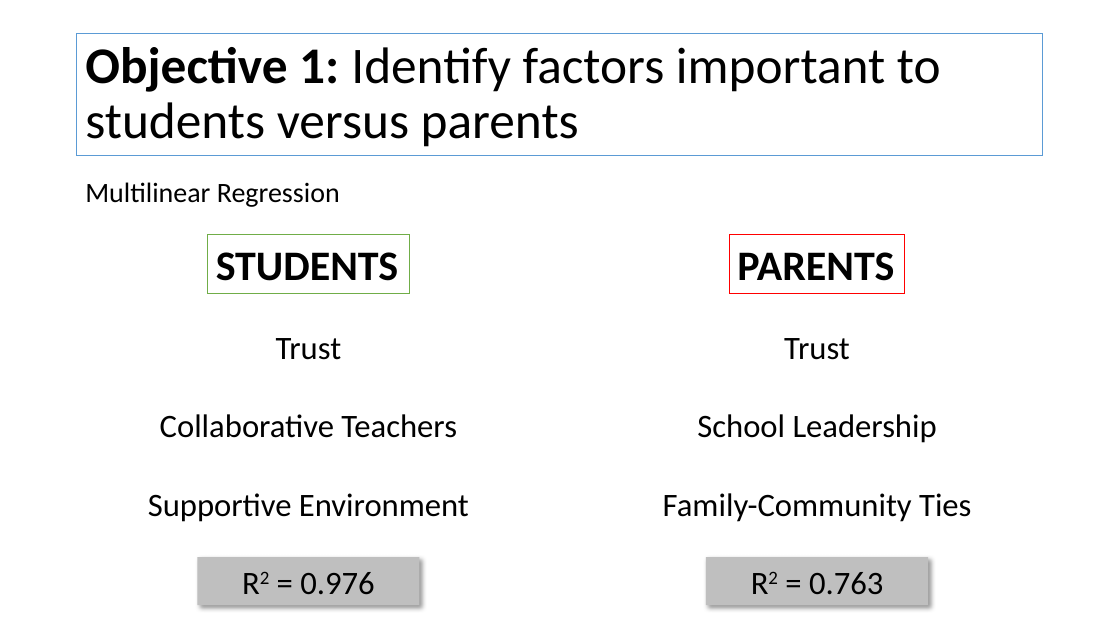
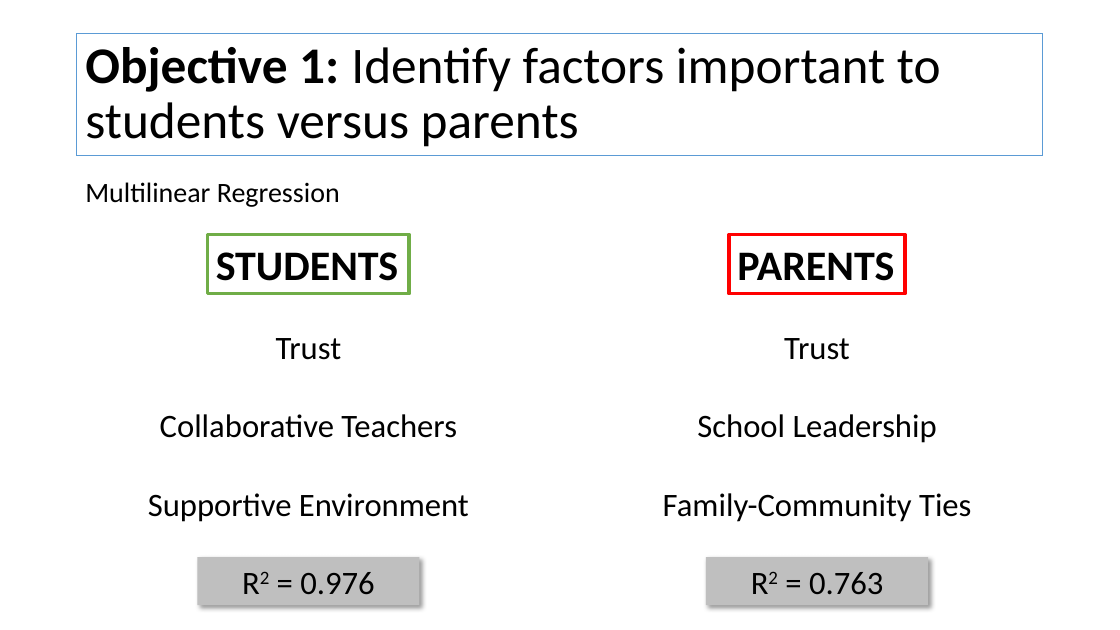
Before and after one commit to sarajohns19/DataScience-Project, a slide deck: slide 6 of NYCSchoolsProject_Slides.pptx. Drawn at 1120x630 pixels with LibreOffice and Linux fonts; fonts in the diff are those of the drawing. Boxes give left, top, right and bottom in pixels: in the first picture for what was removed or moved away, otherwise in the second. Text is boxed around its words. In the diff, an @@ line names an element or a change of style, - is before the commit and + after.

```diff
--- a/NYCSchoolsProject_Slides.pptx
+++ b/NYCSchoolsProject_Slides.pptx
@@ rectangle "STUDENTS" at (x1=208, y1=234, x2=409, y2=294): outline #70AD47 0.75 pt to #70AD47 3 pt @@
@@ rectangle "PARENTS" at (x1=729, y1=234, x2=905, y2=294): outline #FF0000 0.75 pt to #FF0000 3 pt @@
```
Also in this commit, not shown: 4 other slides changed.
